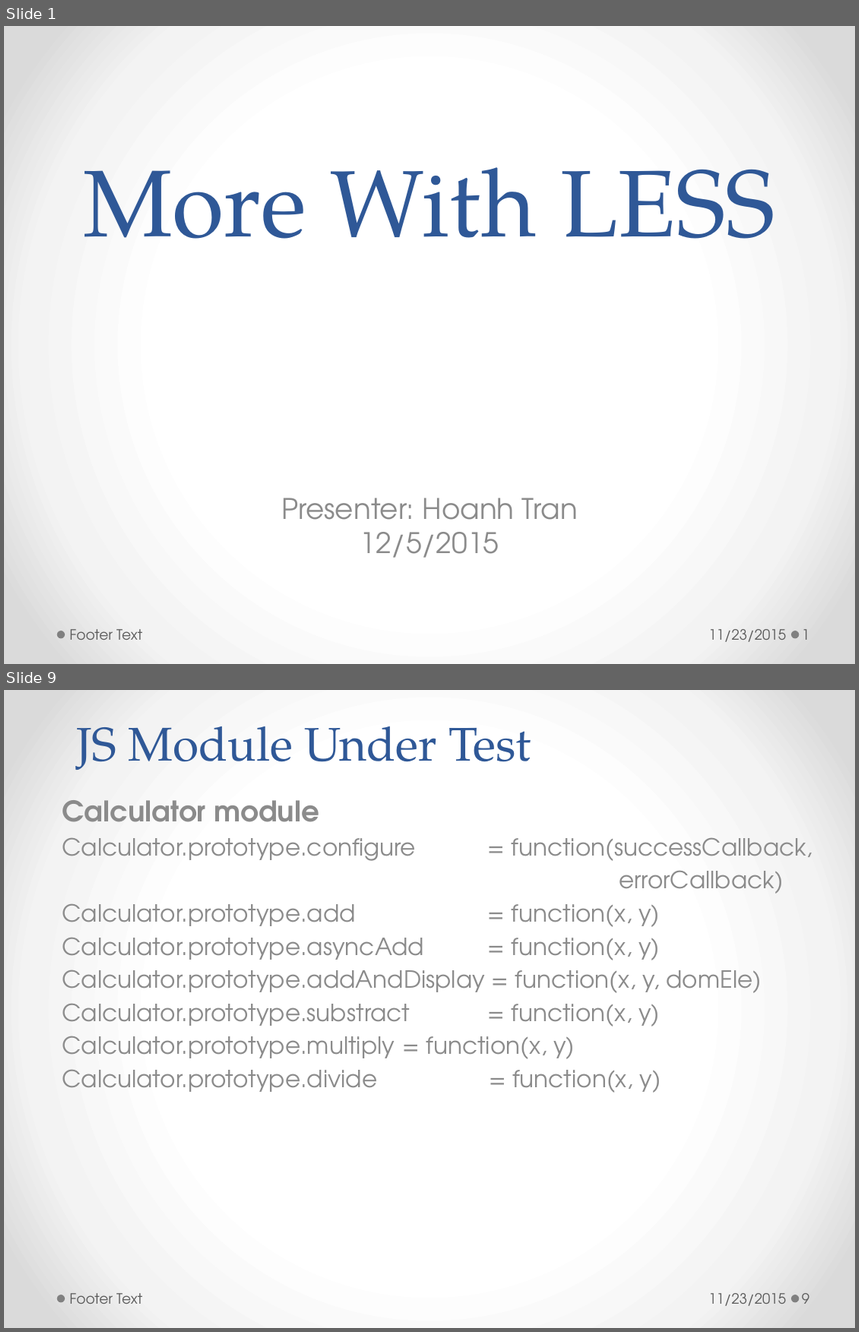
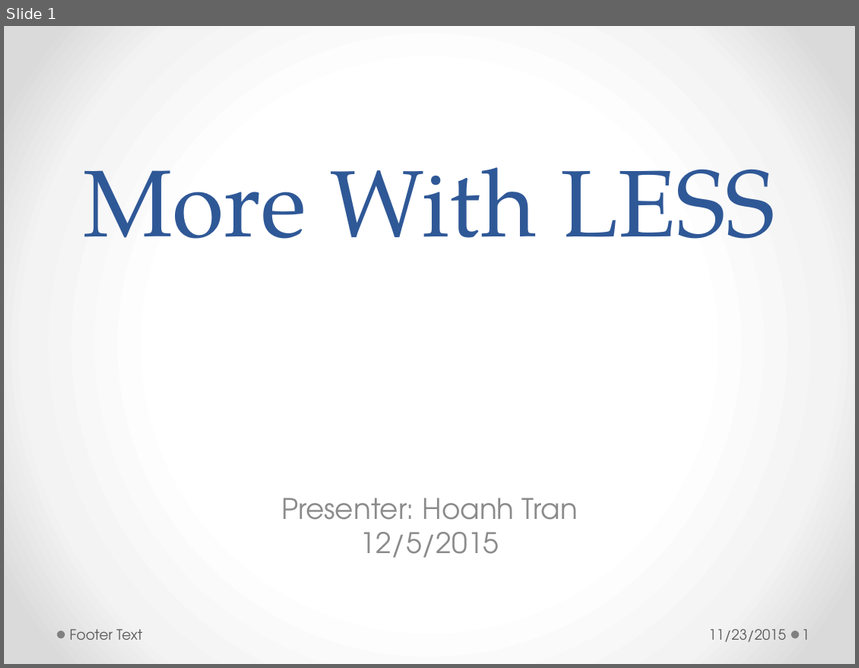
Before and after one commit to h-t-tran/work, a slide deck: brownbag/less/tech-presentation-less.pptx. Shown one above the other, each under a label of ours: slides 1 and 9 before the commit, slide 1 after it; the slides between them are not shown. The pictures are 859x1332 and 859x668 pixels, drawn with LibreOffice and Linux fonts; fonts in the diff are those of the drawing. Boxes give left, top, right and bottom in pixels: in the first picture for what was removed or moved away, otherwise in the second. Text is boxed around its words. In the diff, an @@ line names an element or a change of style, - is before the commit and + after.

```diff
--- a/brownbag/less/tech-presentation-less.pptx
+++ b/brownbag/less/tech-presentation-less.pptx
@@ slide 9 removed at (4,690,855,1328), background gradient #FFFFFF to #F4F4F4 to #DADADA; not listed: 2 template elements that a slide beside it also shows @@
@@ title removed at (76,726,531,770) @@
-JS Module Under Test
@@ subtitle removed at (63,800,813,1093) @@
-Calculator module
-Calculator.prototype.configure = function(successCallback,
-errorCallback)
-Calculator.prototype.add = function(x, y)
-Calculator.prototype.asyncAdd = function(x, y)
-Calculator.prototype.addAndDisplay = function(x, y, domEle)
-Calculator.prototype.substract = function(x, y)
-Calculator.prototype.multiply = function(x, y)
-Calculator.prototype.divide = function(x, y)
@@ text removed at (69,1293,142,1304) @@
-Footer Text
@@ text removed at (709,1293,786,1306) @@
-11/23/2015
@@ page number removed at (802,1293,810,1304) @@
-9
```
Also in this commit, not shown: 3 slides changed, 5 slides added, 16 other slides removed.
